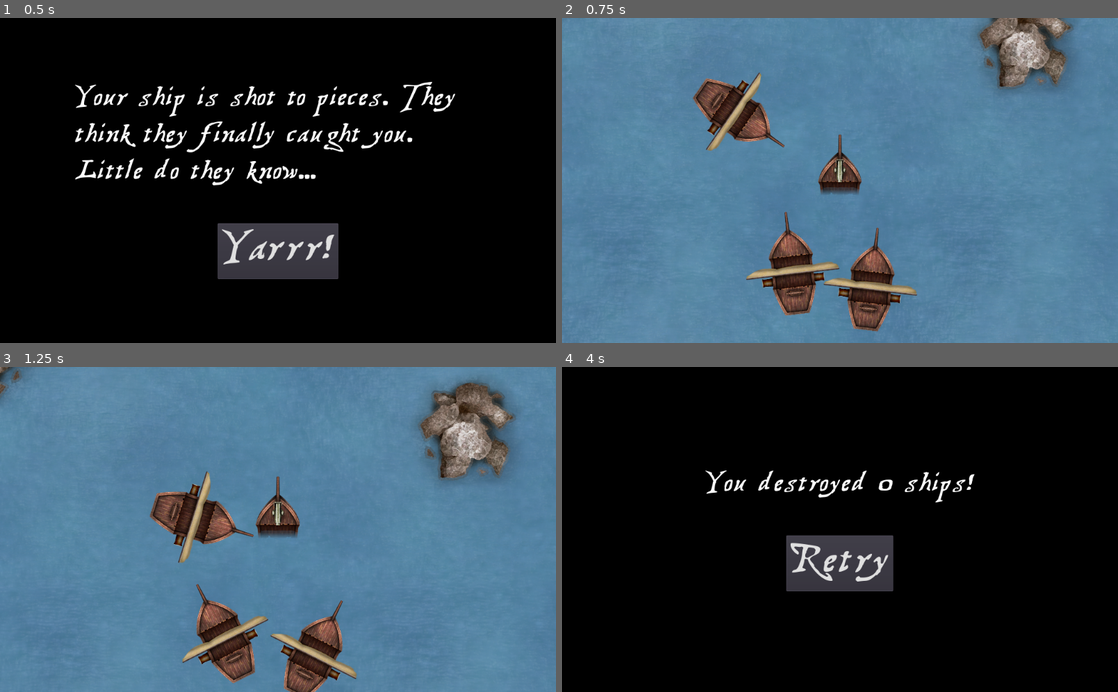
Above: before the commit, frames 1-4 (two rows, left to right).
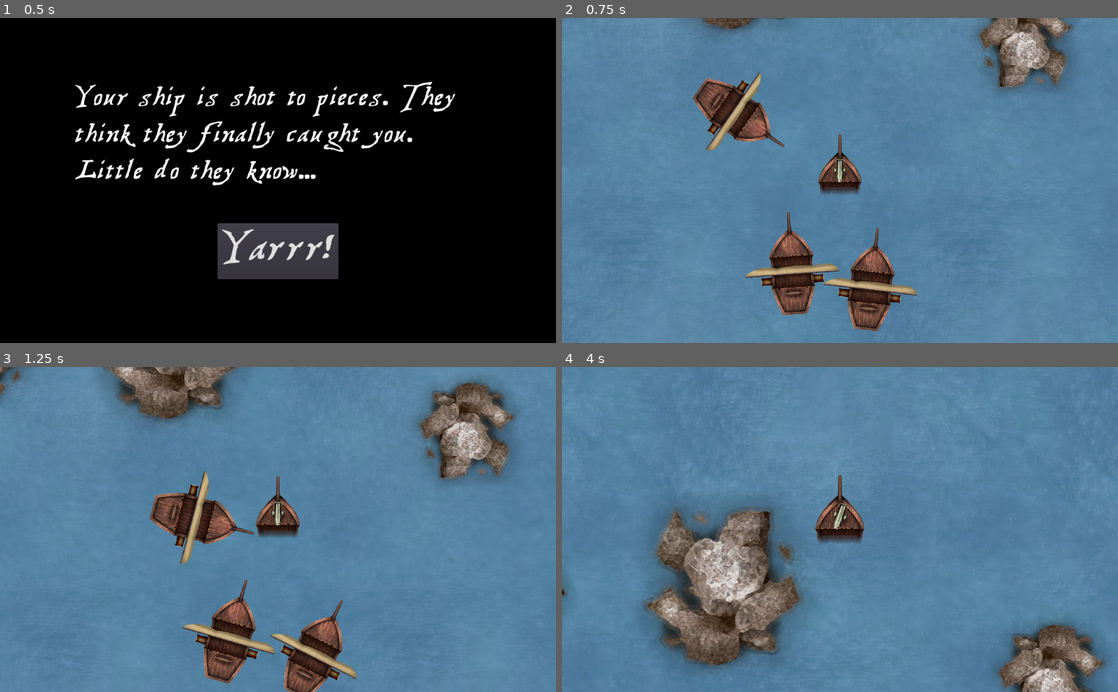
Above: after the commit, the same moments.

Repository: HedgeLizards/grappling
Game: Godot game, scene res://scenes/Menu.tscn
The game is run twice, just before and just after one commit, with the same random seed, the same clock (stepped at 60 frames per second) and the same inputs.
Inputs (mouse positions are in pixels of both pictures, inside the frame that each line leads up to):
- Up to frame 1 (0.5 s): no input
- Up to frame 2 (0.75 s): click "Yarrr!" at 0.5 s
- Up to frame 3 (1.25 s): no input
- Up to frame 4 (4 s): move the mouse to (962, 513) at 1.27 s; tap H (hunt) at 1.35, 2.1, 3.05, 3.6 s; click (962, 513) at 1.42 s; move the mouse to (728, 545) at 2.02 s; click (728, 545) at 2.17 s; move the mouse to (895, 458) at 2.77 s; tap I (idle) at 2.85 s; click (895, 458) at 2.92 s; move the mouse to (812, 594) at 3.52 s; click (812, 594) at 3.67 s

Frame 1 is identical in both runs. In frame 2, 1.3% of the frame differs, in the area x 23-50%, y 0-92%; in frame 3, 6.4%; in frame 4, 100%, in the area x 0-100%, y 0-100%.

Commit message:
multiple rock types

Diff:
--- a/scenes/Main.tscn
+++ b/scenes/Main.tscn
@@ -19,8 +19,6 @@
 [node name="Sea" type="TextureRect" parent="Environment"]
 margin_left = -20000.0
 margin_top = -20000.0
-margin_right = 20000.0
-margin_bottom = 20000.0
 rect_scale = Vector2( 2, 2 )
 mouse_filter = 2
 texture = ExtResource( 2 )
--- a/scenes/Rock2.tscn
+++ b/scenes/Rock2.tscn
@@ -3,6 +3,8 @@
 [ext_resource path="res://assets/rocks/rock2_1.png" type="Texture" id=1]
 
 [node name="Rock2" type="KinematicBody2D"]
+collision_layer = 11
+collision_mask = 0
 
 [node name="Sprite" type="Sprite" parent="."]
 texture = ExtResource( 1 )
--- a/scripts/Environment.gd
+++ b/scripts/Environment.gd
@@ -5,7 +5,7 @@
 # var a = 2
 export var nrocks = 200
 
-const Rocks = [preload("res://scenes/Rock.tscn"),preload("res://scenes/Rock.tscn")]
+const Rocks = [preload("res://scenes/Rock.tscn"),preload("res://scenes/Rock2.tscn")]
 const Ship = preload("res://scenes/Ship.tscn")
 
 # Called when the node enters the scene tree for the first time.
--- a/scripts/Ship.gd
+++ b/scripts/Ship.gd
@@ -5,7 +5,7 @@
 var drot = 0.3;
 var hunting = true;
 var hunt_rotation = 0.7
-var hunt_aim = 0.3
+var hunt_aim = 0.1
 var shoot_range = 1200
 var shoot_cooldown = 0
 var max_cooldown = 1
@@ -95,7 +95,7 @@
 			if rad_lt(player_dir, 0):
 				desired_angle *= -1
 			drot = turn_towards(player_dir - desired_angle, hunt_aim) * hunt_rotation
-			if abs(rad_sub(desired_angle, player_dir)) < 0.1 and shoot_cooldown <= 0:
+			if abs(rad_sub(desired_angle, player_dir)) < 0.2 and shoot_cooldown <= 0:
 				shoot(desired_angle)
 				shoot_cooldown = max_cooldown
 		else:
